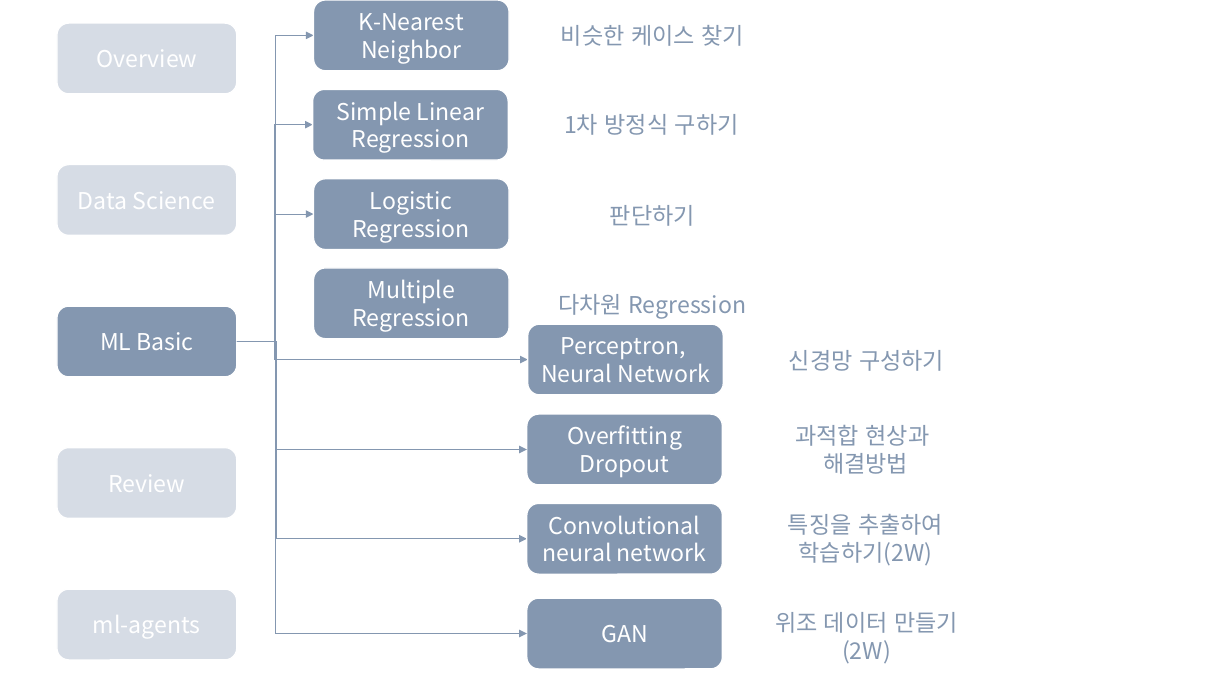
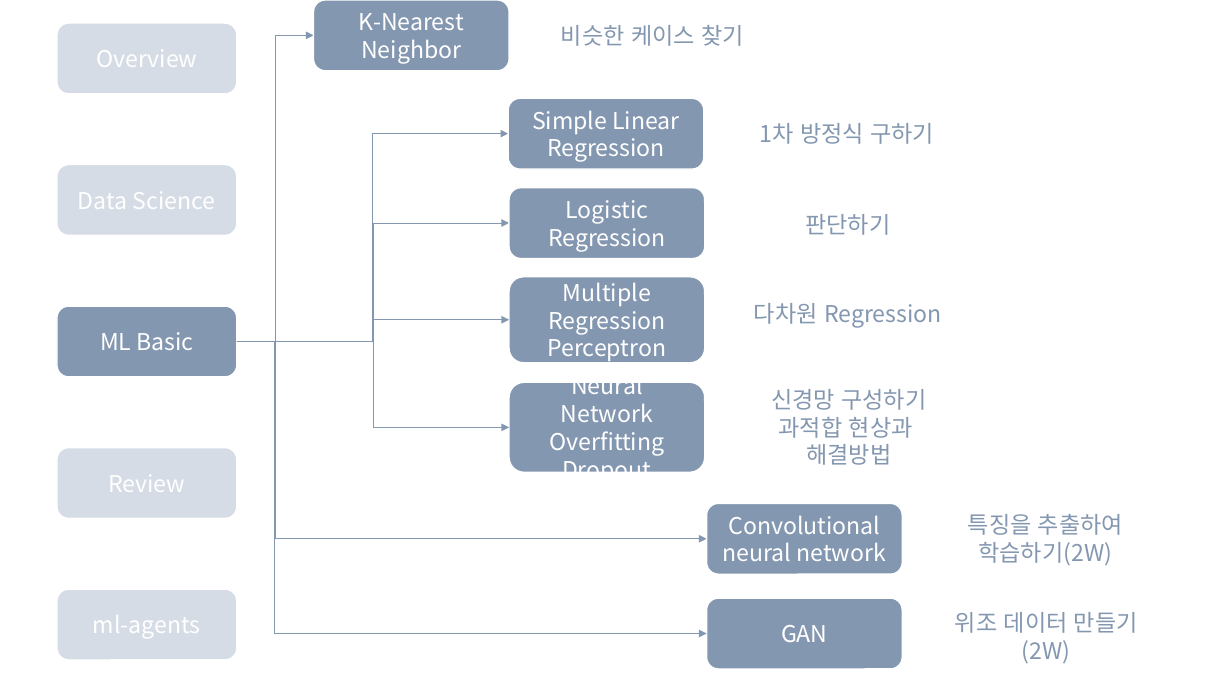
Before and after one commit to Linejin/ai_study, a slide deck: slide 9 of planning/AI seminar.pptx. Drawn at 1232x693 pixels with LibreOffice and Linux fonts; fonts in the diff are those of the drawing. Boxes give left, top, right and bottom in pixels: in the first picture for what was removed or moved away, otherwise in the second. Text is boxed around its words. In the diff, an @@ line names an element or a change of style, - is before the commit and + after.

```diff
--- a/planning/AI seminar.pptx
+++ b/planning/AI seminar.pptx
@@ elbow arrow moved from (237, 342) - (312, 125) to (237, 342) - (508, 134) @@
@@ 3 texts, 2 rounded rectangles: place and size @@
-3 texts, 2 rounded rectangles at box(312, 90, 747, 319)
+3 texts, 2 rounded rectangles at box(508, 98, 942, 328)
@@ elbow arrow moved from (237, 342) - (313, 214) to (237, 342) - (509, 223) @@
@@ rounded rectangle "Multiple Regression Perceptron": place and size @@
-rounded rectangle "Multiple Regression Perceptron" at box(313, 268, 509, 339)
+rounded rectangle "Multiple Regression Perceptron" at box(509, 277, 705, 363)
@@ text in rounded rectangle at box(547, 277, 666, 361): text changed @@
-Multiple
-Regression
+Multiple Regression Perceptron
@@ elbow arrow moved from (237, 342) - (528, 360) to (237, 342) - (509, 320) @@
@@ rounded rectangle removed at box(528, 324, 724, 396) @@
-Perceptron,
-Neural Network
@@ elbow arrow moved from (237, 342) - (527, 449) to (237, 342) - (509, 427) @@
@@ elbow arrow moved from (237, 342) - (527, 634) to (237, 342) - (707, 634) @@
@@ elbow arrow moved from (237, 342) - (527, 539) to (237, 342) - (707, 539) @@
@@ text removed at box(789, 350, 944, 371) @@
-신경망 구성하기
@@ rounded rectangle "Neural Network": place and size @@
-rounded rectangle "Neural Network" at box(527, 414, 723, 485)
+rounded rectangle "Neural Network" at box(509, 383, 705, 472)
@@ text in rounded rectangle at box(561, 383, 653, 422): paragraph added @@
+Neural Network
@@ text "신경망 구성하기": place and size @@
-text "신경망 구성하기" at box(795, 425, 930, 474)
+text "신경망 구성하기" at box(771, 389, 926, 465)
@@ text at box(771, 389, 926, 410): paragraph added @@
+신경망 구성하기
@@ 2 texts, 2 rounded rectangles: place and size @@
-2 texts, 2 rounded rectangles at box(527, 504, 958, 669)
+2 texts, 2 rounded rectangles at box(707, 504, 1138, 669)
```
Also in this commit, not shown: 21 other slides changed, 1 other file.
